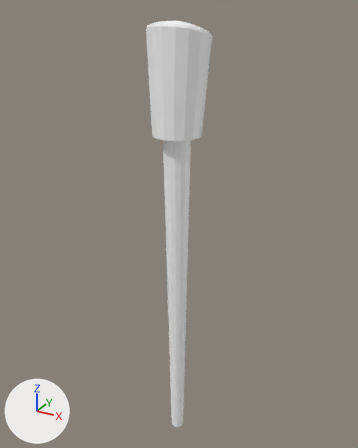
An edit to the Blender file models/weapons/torch/torch.blend, drawn before and after from the same camera.
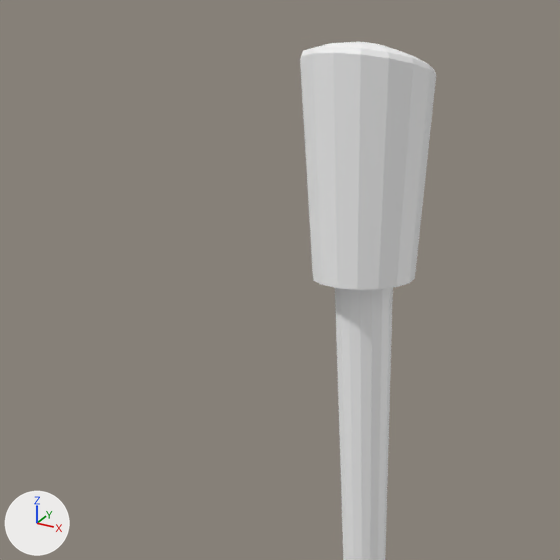
Each version appears first whole from a 50 mm camera at (0.296, -0.534, 0.62) aimed at (-0.009, 0.021, 0.342), and next in a close-up on the part from 0% to 76% of the width and 0% to 61% of the height. Arrows for +X, +Y and +Z are at lower left; the lights stay in place.

Objects in the first close-up: 'Torch'.
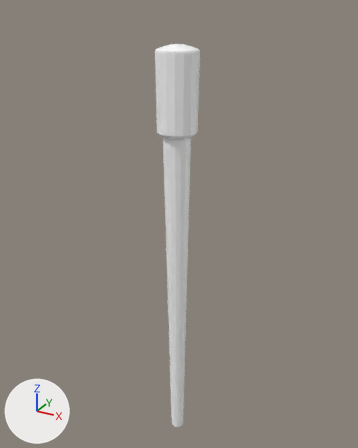
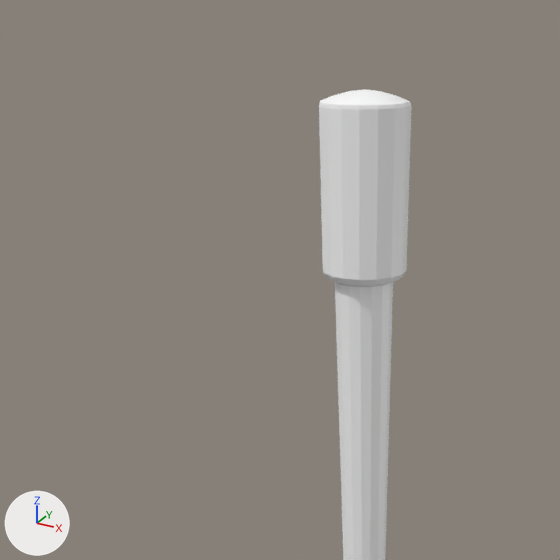
What changed in the scene script:
```text
Change me_cylinder_001:
    used by ob_torch; location = (0.0, 0.0, -0.0582); delta_location = (0.0, 0.0, 0.0582); scale = (0.155, 0.155, 0.155)
    remove me_cylinder_001.from_pydata(...)  # 130 vertices, 144 faces; spans x -0.25..0.25, y -0.21..0.28, z -0.02..3.9
    add me_cylinder_001.from_pydata(...)  # 146 vertices, 160 faces; spans x -0.17..0.17, y -0.16..0.18, z -0.02..3.74
    me_cylinder_001 part 1
    1 vertex is removed from x 0.0, y 0.04, z 3.89
    16 faces are deleted
    80 vertices move from x -0.25..0.25, y -0.21..0.28, z 3.05..3.9 to x -0.17..0.17, y -0.16..0.18, z 3.06..3.72
    17 vertices are added at x -0.06..0.06, y -0.05..0.06, z 3.74
    32 new faces join them
```

Location of each change, (x1, y1, x2, y2) in pixels of the close-ups (560 x 560 px):
'Torch', reshaped
    before: (300, 42, 436, 560)
    after: (319, 89, 412, 560)
part 1 of me_cylinder_001, built on
    before: (300, 42, 436, 290)
    after: (319, 89, 412, 287)
